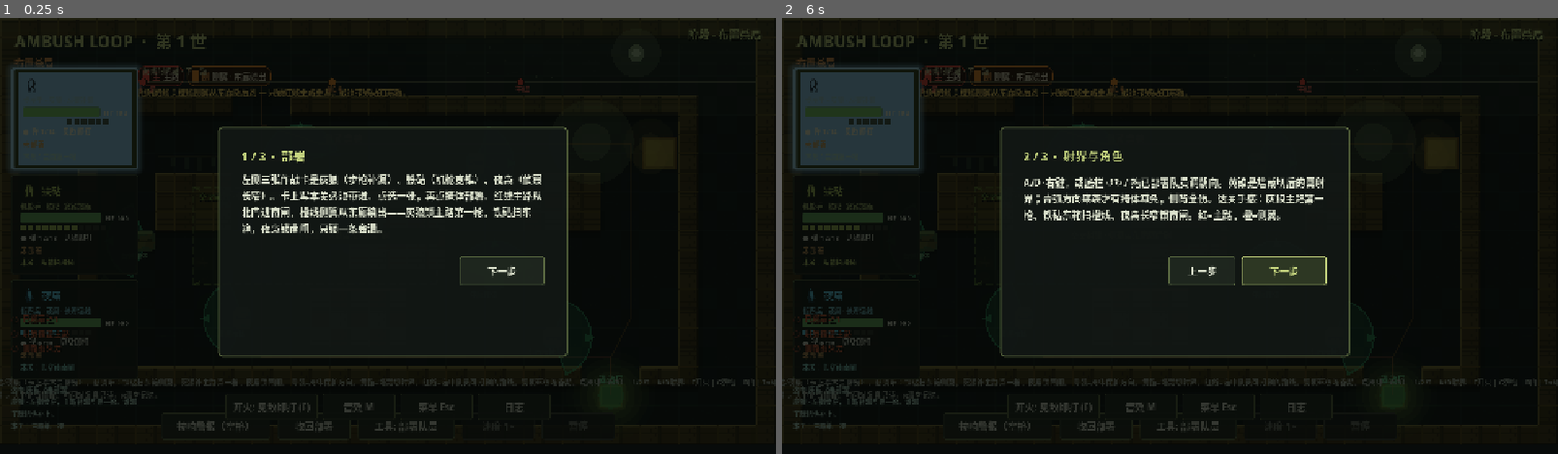
Above: before the commit, frames 1-2 (left to right).
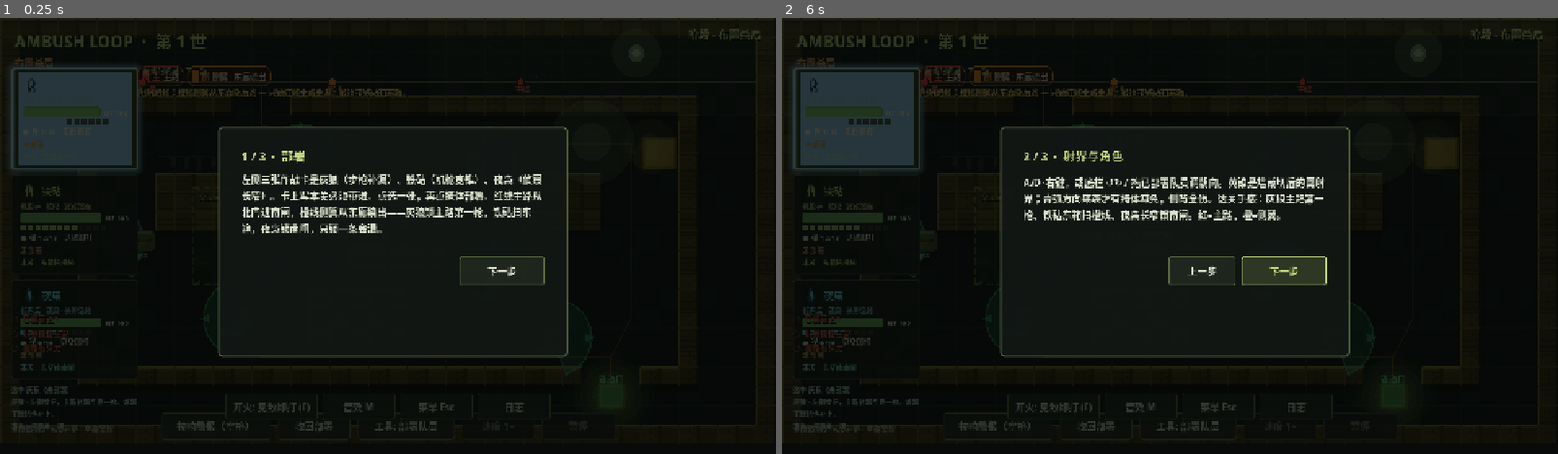
Above: after the commit, the same moments.

Repository: hailinsu-create/new
Game: Godot game, scene res://scenes/main.tscn
Two runs of this game, one before a commit and one after it. Both use one fixed random seed, a clock stepped at 60 frames per second and the inputs below. This scene is started directly instead of the project's main scene.
Inputs:
- Up to frame 1 (0.25 s): no input
- Up to frame 2 (6 s): click "拉响警报（空格）" at 0.5 s; click "收回部署" at 1.25 s; click "工具: 部署队员" at 2 s; click "开火: 见敌即打 (F)" at 2.75 s; click "音效 M" at 3.5 s; click "菜单 Esc" at 4.25 s; click "日志" at 5 s; click "下一步" at 5.75 s

The runs differ from the first frame. In frame 1, 0.5% of the frame differs, in the area x 0-100%, y 82-96%; in frame 2, 0.5%.

Commit message:
feat(feel): dock SETUP help into the bottom bar
The south teaching paragraph covered 南廊, 中庭, and 逃逸口.
Collapse it to a one-line hint in the existing bottom chrome.

Co-authored-by: hailinsu-create <hailinsu-create@users.noreply.github.com>

Diff:
--- a/ambush_loop/scenes/main.tscn
+++ b/ambush_loop/scenes/main.tscn
@@ -94,20 +94,20 @@
 
 [node name="Help" type="Label" parent="HUD/Root"]
 layout_mode = 1
-anchors_preset = 12
+anchors_preset = 2
 anchor_top = 1.0
-anchor_right = 1.0
 anchor_bottom = 1.0
-offset_left = 16.0
-offset_top = -120.0
-offset_right = -16.0
-offset_bottom = -64.0
-grow_horizontal = 2
+offset_left = 10.0
+offset_top = -52.0
+offset_right = 214.0
+offset_bottom = -16.0
+grow_horizontal = 0
 grow_vertical = 0
 mouse_filter = 2
-theme_override_colors/font_color = Color(0.75, 0.78, 0.82, 1)
-theme_override_font_sizes/font_size = 14
-text = "操作说明"
+clip_text = true
+theme_override_colors/font_color = Color(0.70, 0.74, 0.66, 0.9)
+theme_override_font_sizes/font_size = 12
+text = "点掩体 · 空格警报"
 
 [node name="BottomBar" type="HBoxContainer" parent="HUD/Root"]
 layout_mode = 1
--- a/ambush_loop/scripts/main.gd
+++ b/ambush_loop/scripts/main.gd
@@ -274,6 +274,7 @@
 	settings_button.pressed.connect(_toggle_pause_menu)
 	log_button = _make_hud_btn("LogButton", "日志", extra)
 	log_button.pressed.connect(_toggle_event_log)
+	_dock_setup_help()
 
 	speed_button.pressed.connect(_on_speed_pressed)
 	pause_button.pressed.connect(_on_pause_pressed)
@@ -631,7 +632,8 @@
 	if extra_bar:
 		extra_bar.visible = not on
 	if help_label:
-		help_label.visible = not on
+		# Docked one-liner stays in ExtraBar's band; never a south map wall.
+		help_label.visible = (not on) and phase == Phase.SETUP
 	if tut_label:
 		tut_label.visible = not on
 	if spawn_teach_label:
@@ -1180,6 +1182,32 @@
 		root.add_child(_sig_wash)
 	_ensure_watch_cinema()
 	_ensure_fail_static()
+
+
+func _dock_setup_help() -> void:
+	## Collapse the old full-width south paragraph into a one-line hint that
+	## sits in the left extra-bar band. Role cards, map callouts, and buttons
+	## already teach; the courtyard (南廊 / 中庭 / 逃逸口) must stay readable.
+	if help_label == null:
+		return
+	help_label.set_anchors_preset(Control.PRESET_BOTTOM_LEFT)
+	help_label.anchor_left = 0.0
+	help_label.anchor_top = 1.0
+	help_label.anchor_right = 0.0
+	help_label.anchor_bottom = 1.0
+	help_label.offset_left = 10.0
+	help_label.offset_right = 214.0
+	help_label.offset_top = -52.0
+	help_label.offset_bottom = -16.0
+	help_label.grow_horizontal = Control.GROW_DIRECTION_END
+	help_label.grow_vertical = Control.GROW_DIRECTION_BEGIN
+	help_label.autowrap_mode = TextServer.AUTOWRAP_OFF
+	help_label.clip_text = true
+	help_label.horizontal_alignment = HORIZONTAL_ALIGNMENT_LEFT
+	help_label.vertical_alignment = VERTICAL_ALIGNMENT_CENTER
+	help_label.mouse_filter = Control.MOUSE_FILTER_IGNORE
+	help_label.add_theme_font_size_override("font_size", 12)
+	help_label.add_theme_color_override("font_color", Color(0.70, 0.74, 0.66, 0.90))
 
 
 func _ensure_tut_plate(root: Control) -> void:
@@ -5175,7 +5203,9 @@
 		if plate:
 			plate.visible = false
 	if help_label:
-		help_label.visible = phase != Phase.WATCHING and not _want_touch()
+		# One-line in the bottom-left chrome. Hidden while watching so the
+		# letterbox and escape mouth stay clear. Never a paragraph over the map.
+		help_label.visible = phase == Phase.SETUP and not _want_touch()
 	_refresh_spawn_teach()
 	var intel_txt := "漏网记忆：%d   |   %s" % [intel.records.size(), _ammo_summary()]
 	if intel.latest_line() != "" and (phase == Phase.SETUP or phase == Phase.FAILED):
@@ -5190,20 +5220,16 @@
 	_refresh_decision_pulse()
 	var dep := _deployed_count()
 	if phase == Phase.SETUP:
-		var must := ""
-		if level != null:
-			must = str(level.must_bring).strip_edges()
-		var must_bit := ("必须带：%s " % must) if must != "" else ""
-		help_label.text = "准备：左卡选灰狼/铁砧/夜枭（卡上写本关身份）。%s青弧=掩体保护方向。黄锥=墙裁切射界。红线=选中队员可打到的路线。观察环仅准备期。点掩体（%d/3）| 1/2/3 | A/D射界 | F开火 | G弹包 | B门 | Tab绊索 | M静音 | Esc菜单\n空格拉警报（锁死方案）。X中止留情报。时间轴复盘只读。R清空记忆。" % [must_bit, dep]
+		help_label.text = "点掩体 %d/3 · A/D射界 · 空格警报" % dep
 	elif phase == Phase.WATCHING:
 		var spd := "暂停" if sim.paused else ("2×" if sim.speed >= 1.5 else "1×")
-		help_label.text = "锁死看戏 t=%.1fs [%s]：第一枪/连击/绊索/油桶/改线会喊出来。优先打更接近逃逸口的目标；点事件可定位。X中止保留情报。暂停/变速只改观看。" % [sim.time_sec(), spd]
+		help_label.text = "锁死 t=%.1fs %s" % [sim.time_sec(), spd]
 	elif phase == Phase.FAILED:
-		help_label.text = "失败原因：%s。情报已记录。点击右侧事件定位对象；逃逸口在失败时闪烁。打开时间轴或改朝向/掩体/开火条件后再警报。" % fail_reason
+		help_label.text = "失败：%s" % fail_reason
 	elif phase == Phase.WON:
-		help_label.text = "战前准备决定战斗。可回看只读时间轴；点击事件定位。"
+		help_label.text = "封锁成功 · 时间轴只读"
 	elif phase == Phase.REPLAY:
-		help_label.text = "复盘只读 t=%.1fs / %.1fs — 点击事件定位并跳到该时刻。不重演模拟、不改写下一世计划。空格返回。Esc 菜单。" % [
+		help_label.text = "复盘 t=%.1fs / %.1fs" % [
 			float(replay.scrub_tick) / 60.0, float(replay.max_tick()) / 60.0
 		]
 	_refresh_door_visual()
--- a/ambush_loop/scripts/visual_dump.gd
+++ b/ambush_loop/scripts/visual_dump.gd
@@ -9,11 +9,17 @@
 
 
 func _init() -> void:
+	print("DUMP_INIT")
 	call_deferred("_run")
 
 
 func _run() -> void:
+	print("DUMP_RUN")
+	if DisplayServer.get_name() != "headless":
+		DisplayServer.window_set_vsync_mode(DisplayServer.VSYNC_DISABLED)
+	Engine.max_fps = 60
 	_wipe_save()
+	print("DUMP_WIPED")
 	DirAccess.make_dir_recursive_absolute(OUT_A)
 	DirAccess.make_dir_recursive_absolute(OUT_B)
 	var err := change_scene_to_file("res://scenes/title.tscn")
@@ -21,9 +27,11 @@
 		push_error("DUMP_NO_TITLE")
 		quit(2)
 		return
+	print("DUMP_TITLE_SCENE err=", err)
 	for i in 16:
 		await process_frame
 	await RenderingServer.frame_post_draw
+	print("DUMP_TITLE_FRAMES")
 	_save("title")
 	err = change_scene_to_file("res://scenes/main.tscn")
 	if err != OK:
@@ -37,6 +45,7 @@
 	for i in 10:
 		await process_frame
 	await RenderingServer.frame_post_draw
+	_save("setup_clear")
 	_save("setup")
 	if main.has_method("_on_alarm_pressed"):
 		main._on_alarm_pressed()
